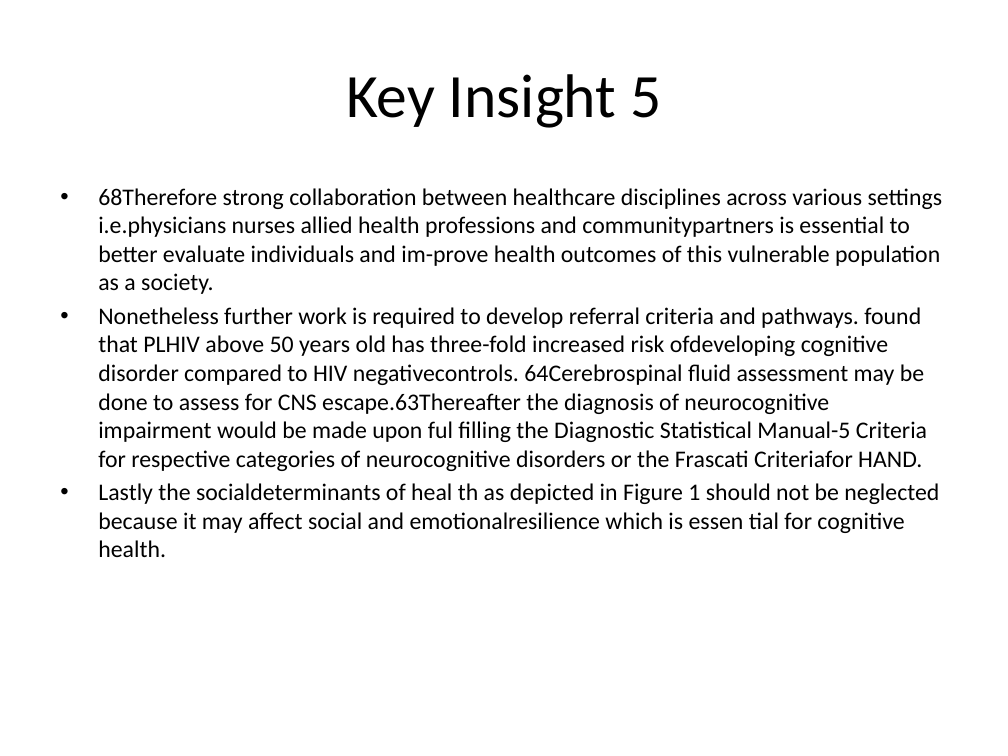
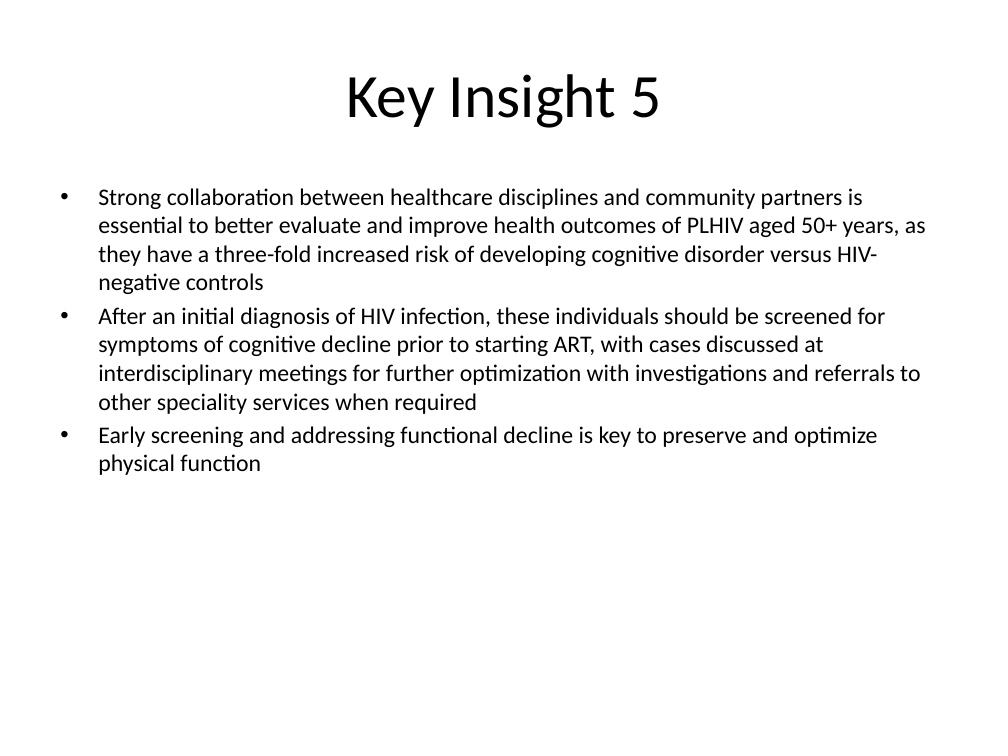
Before and after one commit to RowenTey/lazy-docs, a slide deck: slide 6 of output/research.ppt. Drawn at 1008x756 pixels with LibreOffice and Linux fonts; fonts in the diff are those of the drawing. Boxes give left, top, right and bottom in pixels: in the first picture for what was removed or moved away, otherwise in the second. Text is boxed around its words. In the diff, an @@ line names an element or a change of style, - is before the commit and + after.

```diff
--- a/output/research.ppt
+++ b/output/research.ppt
@@ text at (x1=98, y1=188, x2=926, y2=475): text changed @@
-• 68Therefore strong collaboration between healthcare disciplines across various settings i.e.physicians nurses allied health professions and communitypartners is essential to better evaluate individuals and im-prove health outcomes of this vulnerable population as a society.
-• Nonetheless further work is required to develop referral criteria and pathways. found that PLHIV above 50 years old has three-fold increased risk ofdeveloping cognitive disorder compared to HIV negativecontrols. 64Cerebrospinal ﬂuid assessment may be done to assess for CNS escape.63Thereafter the diagnosis of neurocognitive impairment would be made upon ful ﬁlling the Diagnostic Statistical Manual-5 Criteria for respective categories of neurocognitive disorders or the Frascati Criteriafor HAND.
-• Lastly the socialdeterminants of heal th as depicted in Figure 1 should not be neglected because it may affect social and emotionalresilience which is essen tial for cognitive health.
+• Strong collaboration between healthcare disciplines and community partners is essential to better evaluate and improve health outcomes of PLHIV aged 50+ years, as they have a three-fold increased risk of developing cognitive disorder versus HIV-negative controls
+• After an initial diagnosis of HIV infection, these individuals should be screened for symptoms of cognitive decline prior to starting ART, with cases discussed at interdisciplinary meetings for further optimization with investigations and referrals to other speciality services when required
+• Early screening and addressing functional decline is key to preserve and optimize physical function
```
Also in this commit, not shown: 5 other slides changed, 1 slide added, 1 slide removed, 9 other files.
